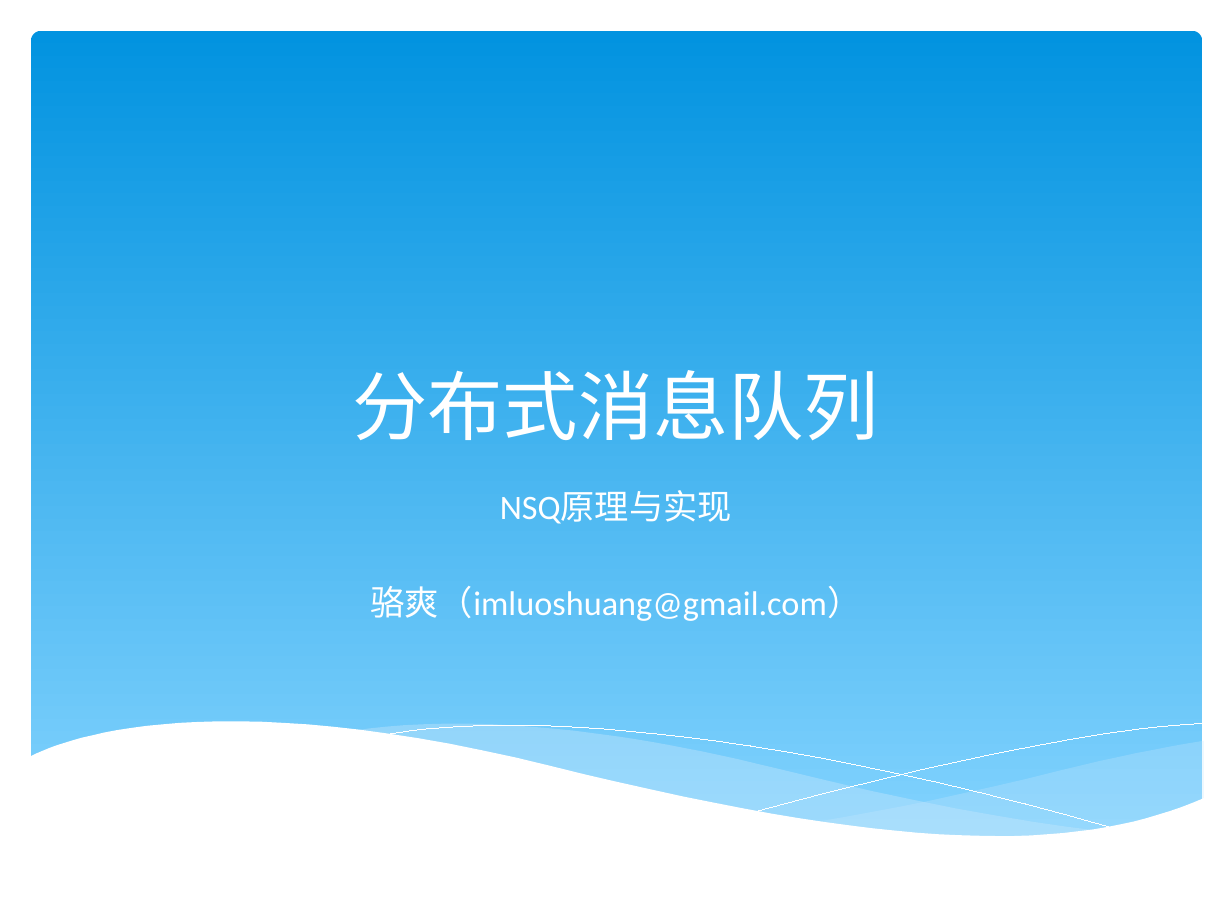
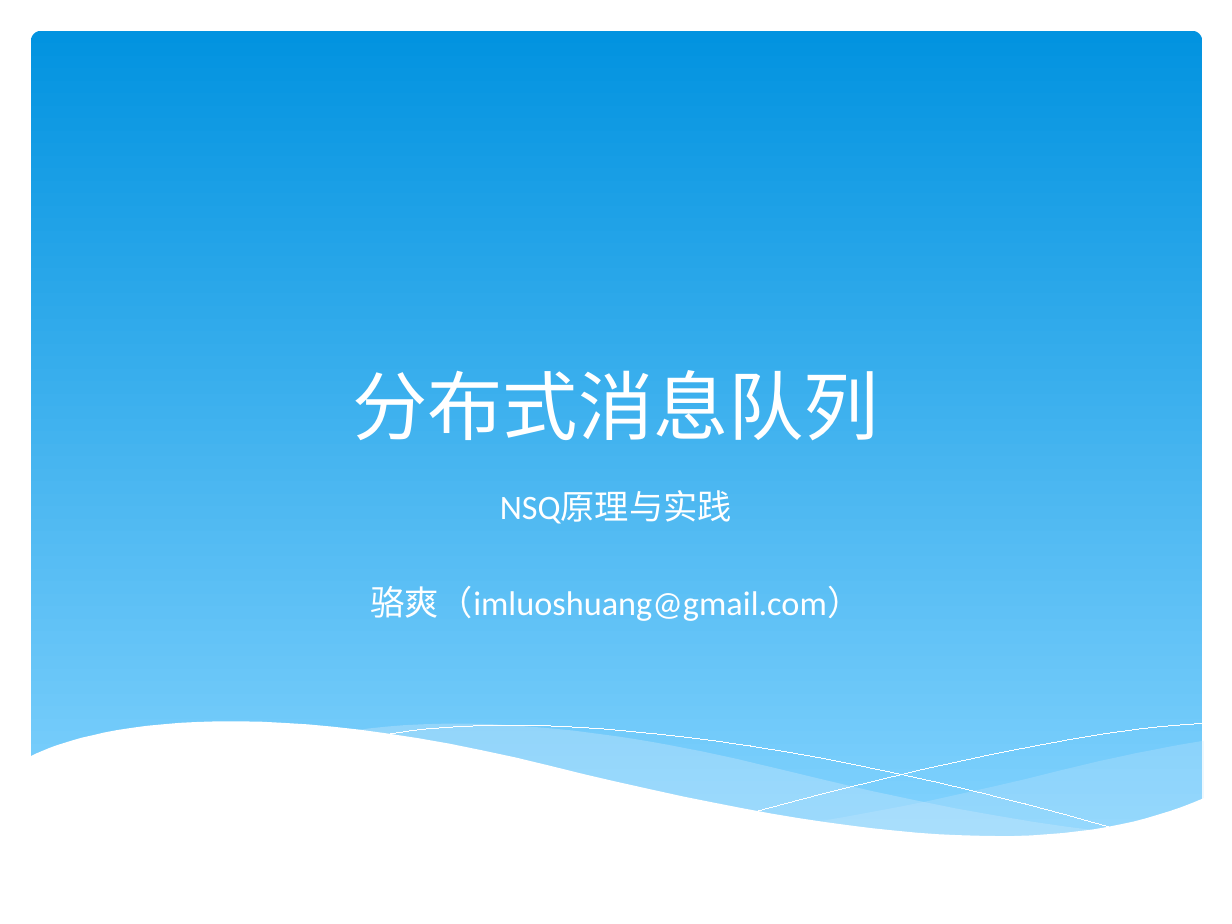
Before and after one commit to HappyTechGroup/share-material, a slide deck: slide 1 of 3rd-phase/分布式消息队列.pptx. Drawn at 1232x924 pixels with LibreOffice and Linux fonts; fonts in the diff are those of the drawing. Boxes give left, top, right and bottom in pixels: in the first picture for what was removed or moved away, otherwise in the second. Text is boxed around its words. In the diff, an @@ line names an element or a change of style, - is before the commit and + after.

```diff
--- a/3rd-phase/分布式消息队列.pptx
+++ b/3rd-phase/分布式消息队列.pptx
@@ subtitle at (x1=500, y1=491, x2=732, y2=524): text changed @@
-NSQ原理与实现
+NSQ原理与实践
```
Also in this commit, not shown: 3 other files.
